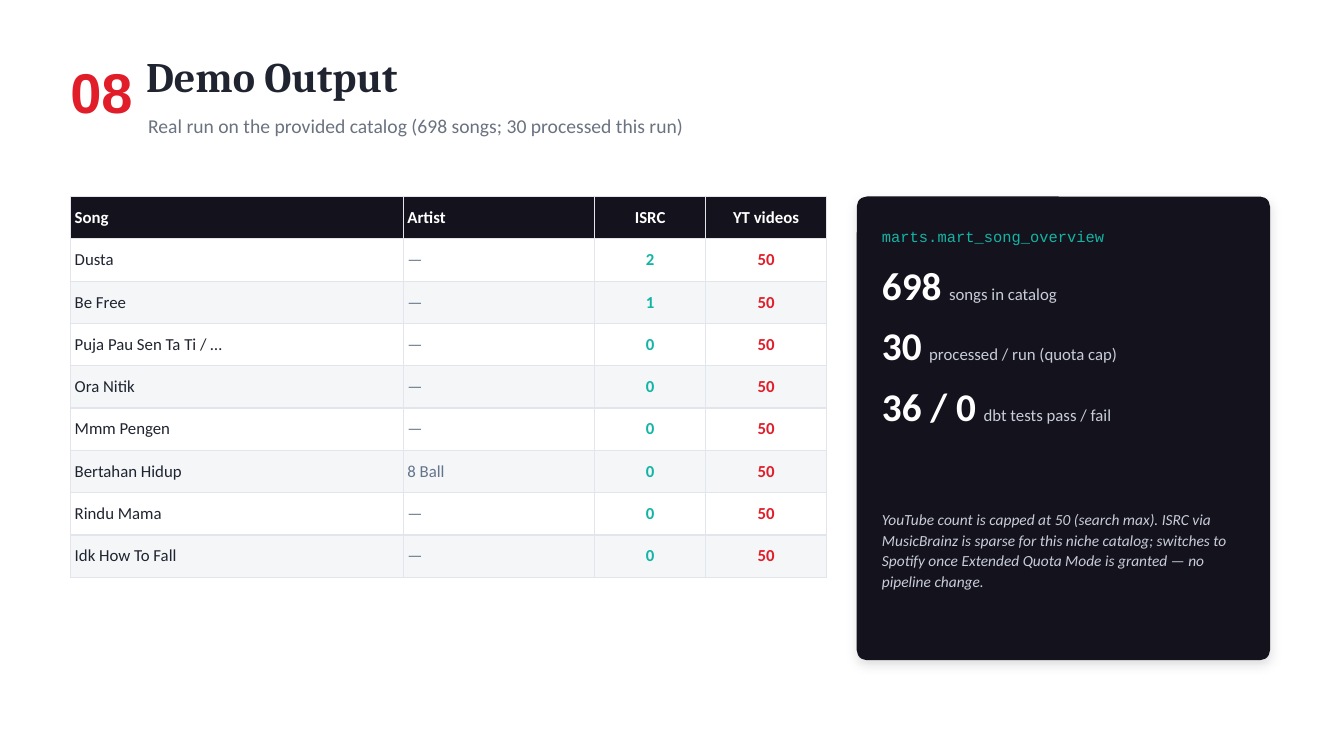
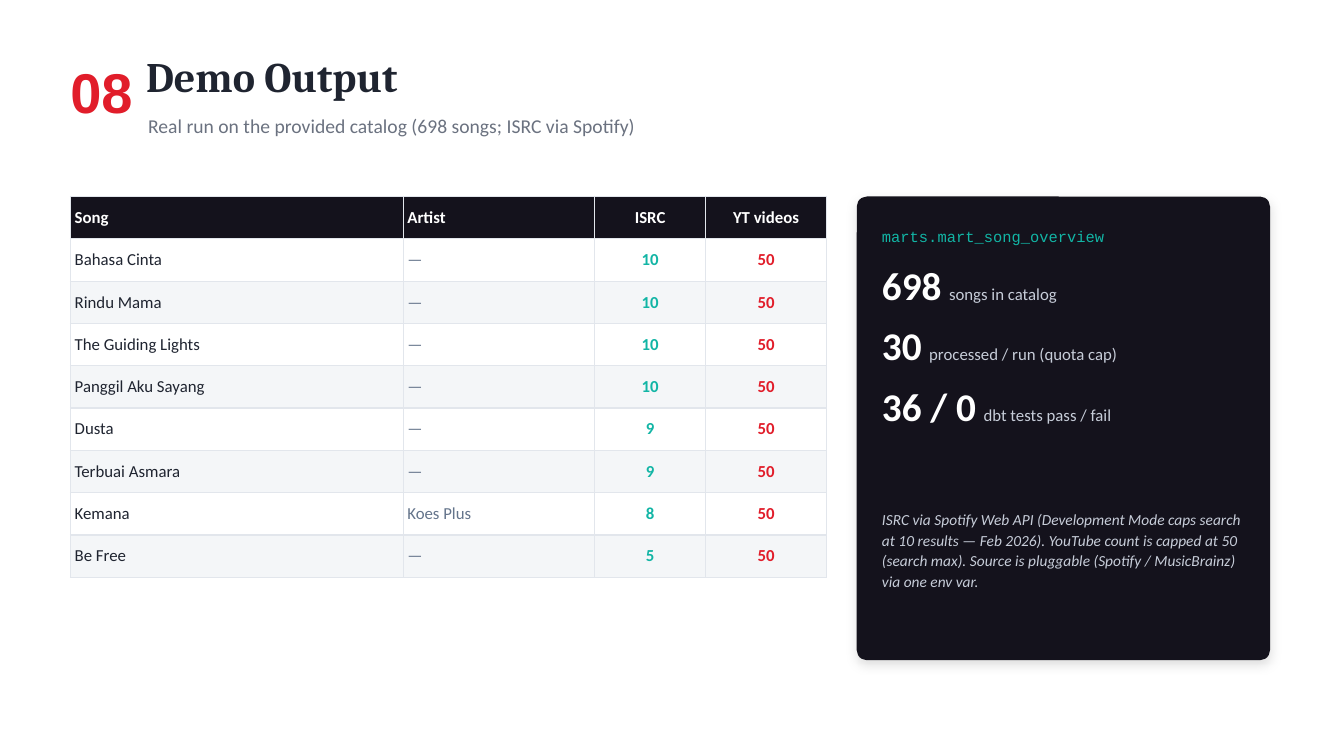
Before and after one commit to rizkyalfaridzy/massivemusic-de-pipeline, a slide deck: slide 9 of slides/MassiveMusic_DE_TechTest.pptx. Drawn at 1344x756 pixels with LibreOffice and Linux fonts; fonts in the diff are those of the drawing. Boxes give left, top, right and bottom in pixels: in the first picture for what was removed or moved away, otherwise in the second. Text is boxed around its words. In the diff, an @@ line names an element or a change of style, - is before the commit and + after.

Commit message:
Spotify ISRC (limit 10 default) + slide with real Spotify numbers

```diff
--- a/slides/MassiveMusic_DE_TechTest.pptx
+++ b/slides/MassiveMusic_DE_TechTest.pptx
@@ text at (x1=148, y1=119, x2=634, y2=137): text changed @@
-Real run on the provided catalog (698 songs; 30 processed this run)
+Real run on the provided catalog (698 songs; ISRC via Spotify)
@@ table at (x1=71, y1=197, x2=827, y2=565) @@
-row 2, column 1: Dusta
+row 2, column 1: Bahasa Cinta
-row 2, column 3: 2
+row 2, column 3: 10
-row 3, column 1: Be Free
+row 3, column 1: Rindu Mama
-row 3, column 3: 1
+row 3, column 3: 10
-row 4, column 1: Puja Pau Sen Ta Ti / …
+row 4, column 1: The Guiding Lights
-row 4, column 3: 0
+row 4, column 3: 10
-row 5, column 1: Ora Nitik
+row 5, column 1: Panggil Aku Sayang
-row 5, column 3: 0
+row 5, column 3: 10
-row 6, column 1: Mmm Pengen
+row 6, column 1: Dusta
-row 6, column 3: 0
+row 6, column 3: 9
-row 7: Bertahan Hidup | 8 Ball | 0 | 50
+row 7: Terbuai Asmara | — | 9 | 50
-row 8: Rindu Mama | — | 0 | 50
+row 8: Kemana | Koes Plus | 8 | 50
-row 9, column 1: Idk How To Fall
+row 9, column 1: Be Free
-row 9, column 3: 0
+row 9, column 3: 5
@@ text at (x1=882, y1=514, x2=1241, y2=587): text changed @@
-YouTube count is capped at 50 (search max). ISRC via MusicBrainz is sparse for this niche catalog; switches to Spotify once Extended Quota Mode is granted — no pipeline change.
+ISRC via Spotify Web API (Development Mode caps search at 10 results — Feb 2026). YouTube count is capped at 50 (search max). Source is pluggable (Spotify / MusicBrainz) via one env var.
```
Also in this commit, not shown: 1 other slide changed, 1 other file.
